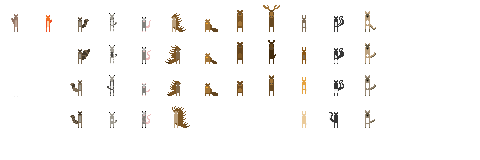
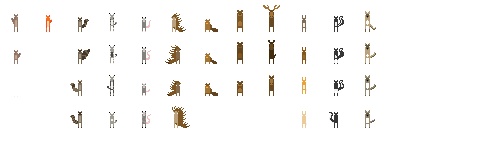
Comparing the layer stacks of the two w=480, h=160 images. Changes:
added layer "Layer 31" above "Layer 30" over (14, 50, 21, 64)
